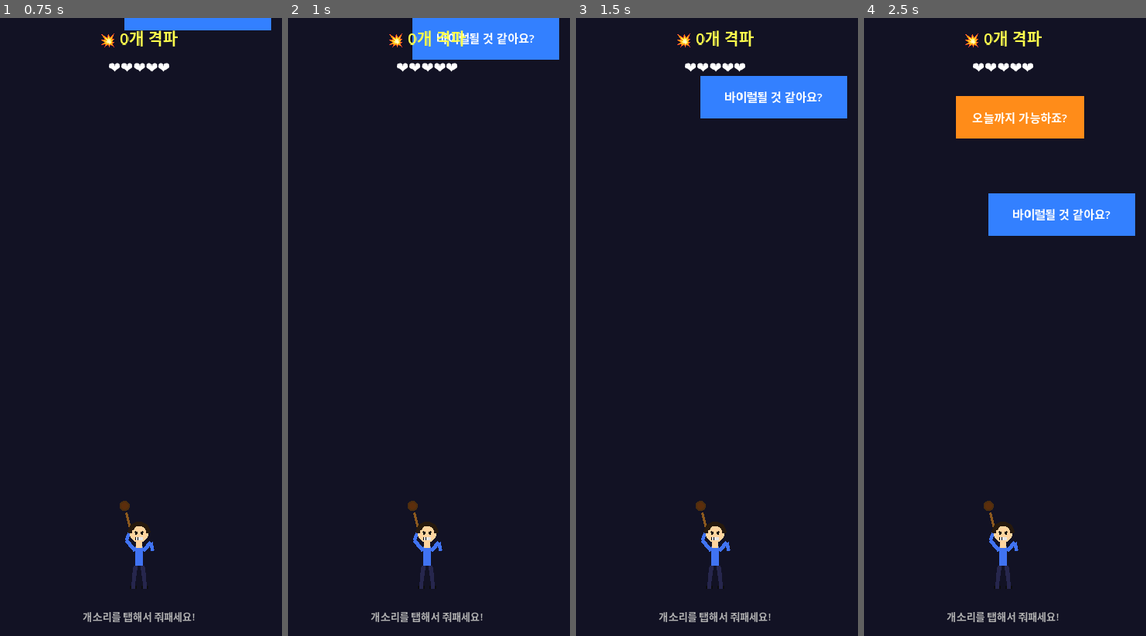
Above: before the commit, frames 1-4 (left to right).
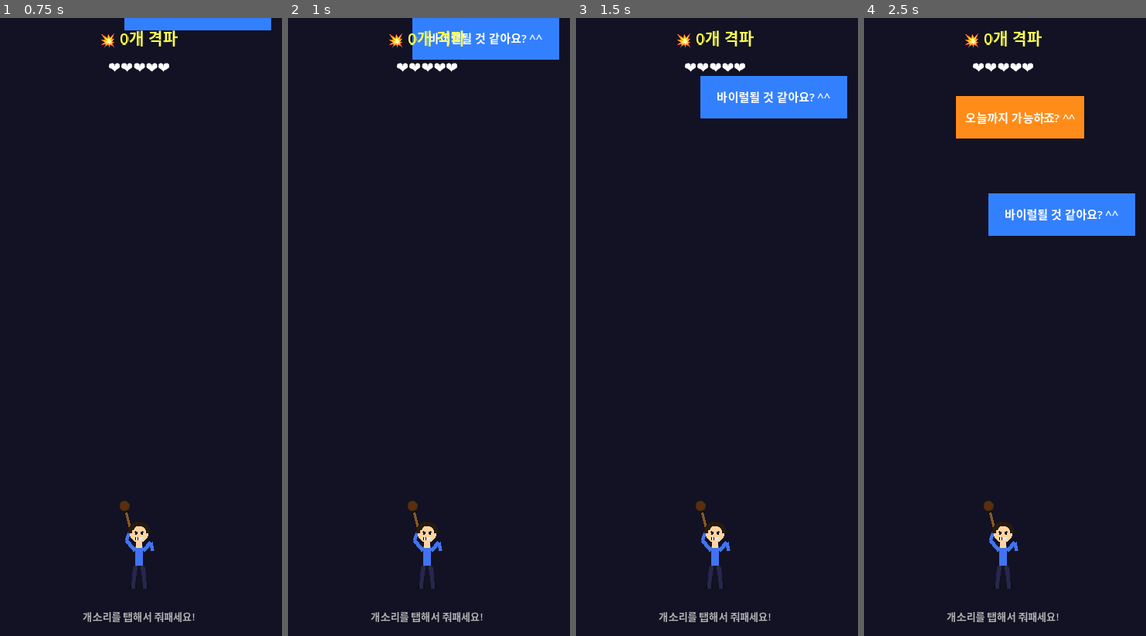
Above: after the commit, the same moments.

Repository: keun4jang/dumb-client-smash
Game: Godot game, scene res://scenes/main/MainMenu.tscn
Two runs of this game, one before a commit and one after it. Both use one fixed random seed, a clock stepped at 60 frames per second and the inputs below.
Inputs (mouse positions are in pixels of both pictures, inside the frame that each line leads up to):
- Up to frame 1 (0.75 s): click "게임 시작" at 0.5 s
- Up to frame 2 (1 s): no input
- Up to frame 3 (1.5 s): move the mouse to (779, 296) at 1.27 s; click (779, 296) at 1.42 s
- Up to frame 4 (2.5 s): move the mouse to (945, 357) at 2.02 s; click (945, 357) at 2.17 s

Frame 1 is identical in both runs. In frame 2, 0.4% of the frame differs, in the area x 50-91%, y 2-5%; in frame 3, 0.5%; in frame 4, 0.9%, in the area x 35-91%, y 15-33%.

Commit message:
feat: ^^ 추가 + 5개 격파마다 속도 증가
- 모든 문구 뒤에 ^^ 추가
- 5개 격파마다 속도 18% 가속 (누적)
- 속도 업 시 화면에 🔥 알림 텍스트 표시

Co-Authored-By: Claude Sonnet 4.6 <noreply@anthropic.com>
Claude-Session: https://claude.ai/code/session_019FJzSkDE8Dwf5TK3RMH63g

Diff:
--- a/scripts/dodge/DodgeController.gd
+++ b/scripts/dodge/DodgeController.gd
@@ -1,36 +1,36 @@
 extends Node2D
 
 const PHRASES := [
-	{"text": "5분만에 되죠?", "type": 0},
-	{"text": "오늘까지 가능하죠?", "type": 1},
-	{"text": "그냥 참고로요...", "type": 0},
-	{"text": "딱 한 번만 더 수정해요.", "type": 0},
-	{"text": "뉘앙스가 좀 달라요.", "type": 2},
-	{"text": "방향을 바꿔봅시다.", "type": 3},
-	{"text": "느낌이 좀 달라요. 다시 해요.", "type": 2},
-	{"text": "고생 많으셨어요~ (또 수정)", "type": 1},
-	{"text": "전략적으로 접근해봐요.", "type": 0},
-	{"text": "심플한데 고급스럽게요.", "type": 2},
-	{"text": "감성이 중요하죠.", "type": 0},
-	{"text": "경쟁사는 이렇게 하던데요.", "type": 1},
-	{"text": "내부 검토 중입니다. 기다려요.", "type": 2},
-	{"text": "이건 제 직감인데...", "type": 3},
-	{"text": "한번 더 보완해봐요.", "type": 0},
-	{"text": "사실 처음부터 다시 하는 게 낫겠어요.", "type": 3},
-	{"text": "이 방향으로 계속 가면 될까요?", "type": 0},
-	{"text": "프리미엄 느낌이 부족해요.", "type": 1},
-	{"text": "MZ세대 감성으로 해봐요.", "type": 1},
-	{"text": "바이럴될 것 같아요?", "type": 0},
-	{"text": "레퍼런스 좀 더 찾아봐요.", "type": 2},
-	{"text": "임팩트가 없어요.", "type": 1},
-	{"text": "트렌디하게 가야죠.", "type": 0},
-	{"text": "이거 ROI가 나올까요?", "type": 2},
-	{"text": "피드백은 월요일에 드릴게요.", "type": 3},
-	{"text": "어제까지 부탁했는데...", "type": 3},
-	{"text": "디테일이 살아야죠.", "type": 0},
-	{"text": "글로벌 감각으로 부탁해요.", "type": 2},
-	{"text": "이거 좀 더 세련되게 해줘요.", "type": 1},
-	{"text": "스토리텔링이 중요해요.", "type": 0},
+	{"text": "5분만에 되죠? ^^", "type": 0},
+	{"text": "오늘까지 가능하죠? ^^", "type": 1},
+	{"text": "그냥 참고로요... ^^", "type": 0},
+	{"text": "딱 한 번만 더 수정해요 ^^", "type": 0},
+	{"text": "뉘앙스가 좀 달라요 ^^", "type": 2},
+	{"text": "방향을 바꿔봅시다 ^^", "type": 3},
+	{"text": "느낌이 좀 달라요. 다시 해요 ^^", "type": 2},
+	{"text": "고생 많으셨어요~ (또 수정) ^^", "type": 1},
+	{"text": "전략적으로 접근해봐요 ^^", "type": 0},
+	{"text": "심플한데 고급스럽게요 ^^", "type": 2},
+	{"text": "감성이 중요하죠 ^^", "type": 0},
+	{"text": "경쟁사는 이렇게 하던데요 ^^", "type": 1},
+	{"text": "내부 검토 중입니다. 기다려요 ^^", "type": 2},
+	{"text": "이건 제 직감인데... ^^", "type": 3},
+	{"text": "한번 더 보완해봐요 ^^", "type": 0},
+	{"text": "처음부터 다시 하는 게 낫겠어요 ^^", "type": 3},
+	{"text": "이 방향으로 계속 가면 될까요? ^^", "type": 0},
+	{"text": "프리미엄 느낌이 부족해요 ^^", "type": 1},
+	{"text": "MZ세대 감성으로 해봐요 ^^", "type": 1},
+	{"text": "바이럴될 것 같아요? ^^", "type": 0},
+	{"text": "레퍼런스 좀 더 찾아봐요 ^^", "type": 2},
+	{"text": "임팩트가 없어요 ^^", "type": 1},
+	{"text": "트렌디하게 가야죠 ^^", "type": 0},
+	{"text": "이거 ROI가 나올까요? ^^", "type": 2},
+	{"text": "피드백은 월요일에 드릴게요 ^^", "type": 3},
+	{"text": "어제까지 부탁했는데... ^^", "type": 3},
+	{"text": "디테일이 살아야죠 ^^", "type": 0},
+	{"text": "글로벌 감각으로 부탁해요 ^^", "type": 2},
+	{"text": "이거 좀 더 세련되게 해줘요 ^^", "type": 1},
+	{"text": "스토리텔링이 중요해요 ^^", "type": 0},
 ]
 
 const TYPE_COLOR := [
@@ -48,6 +48,7 @@
 
 var _hp: int = MAX_HP
 var _score: int = 0
+var _speed_level: int = 0
 var _elapsed: float = 0.0
 var _alive: bool = true
 var _spawn_timer: float = 0.0
@@ -111,6 +112,10 @@
 func _smash_phrase(idx: int, nd: ColorRect) -> void:
 	_score += 1
 	_phrases.remove_at(idx)
+	var new_level := _score / 5
+	if new_level > _speed_level:
+		_speed_level = new_level
+		_show_speedup_notice()
 	# 빨간 번쩍임 후 제거
 	var tween := create_tween()
 	nd.color = Color.WHITE
@@ -140,7 +145,7 @@
 	var data: Dictionary = PHRASES[randi() % PHRASES.size()]
 	var ptype: int = data["type"]
 	var w: float = TYPE_WIDTH[ptype]
-	var speed_mult := 1.0 + _elapsed * 0.010
+	var speed_mult := 1.0 + _elapsed * 0.010 + _speed_level * 0.18
 	var speed: float = TYPE_SPEED[ptype] * speed_mult
 	var x: float = randf_range(w / 2.0 + 4.0, SCREEN_W - w / 2.0 - 4.0)
 
@@ -179,6 +184,21 @@
 		_phrases.erase(info)
 
 
+func _show_speedup_notice() -> void:
+	var lbl := Label.new()
+	lbl.text = "🔥 빨라진다!! (x%.1f)" % (1.0 + _speed_level * 0.18)
+	lbl.horizontal_alignment = 1
+	lbl.add_theme_font_size_override("font_size", 26)
+	lbl.add_theme_color_override("font_color", Color(1.0, 0.3, 0.0, 1.0))
+	lbl.size = Vector2(390, 60)
+	lbl.position = Vector2(0, 380)
+	add_child(lbl)
+	var t := create_tween()
+	t.tween_property(lbl, "position:y", 300.0, 0.4)
+	t.parallel().tween_property(lbl, "modulate:a", 0.0, 0.5)
+	t.tween_callback(lbl.queue_free)
+
+
 func _take_damage() -> void:
 	_hp -= 1
 	# 화면 빨간 번쩍임
